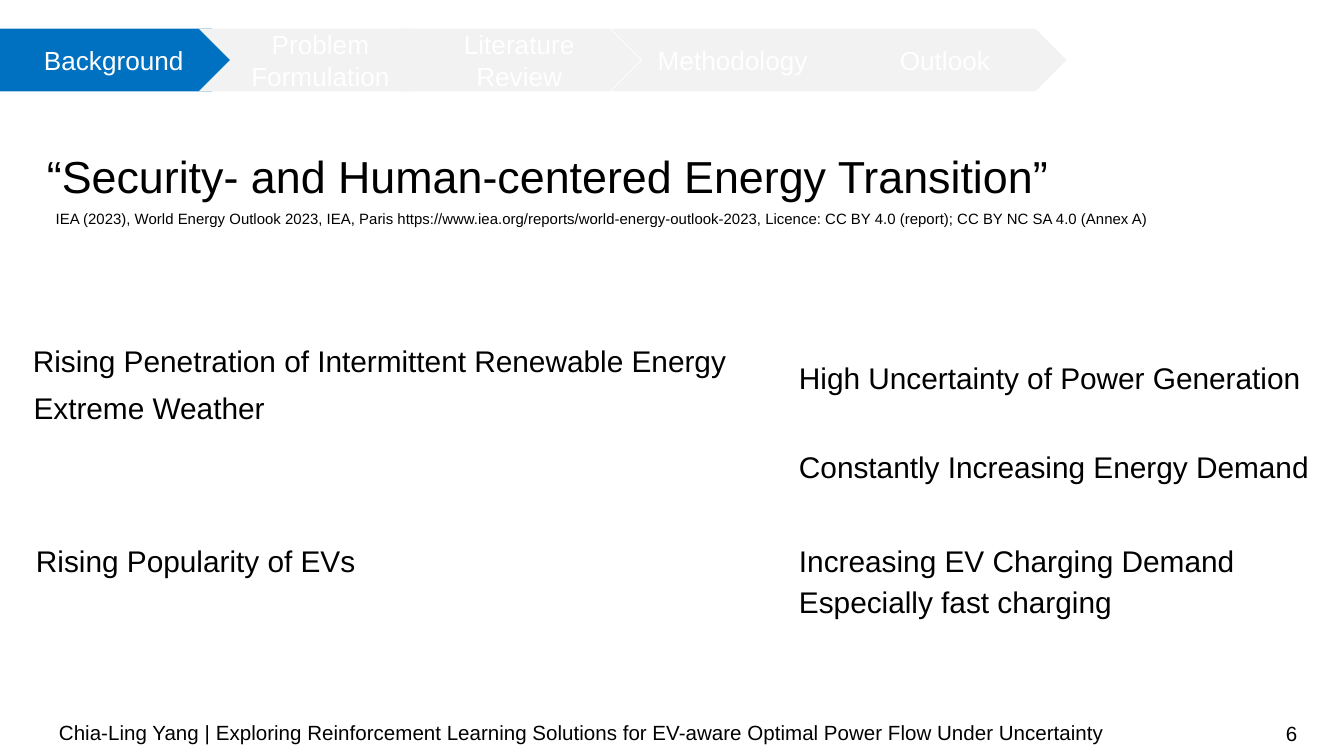
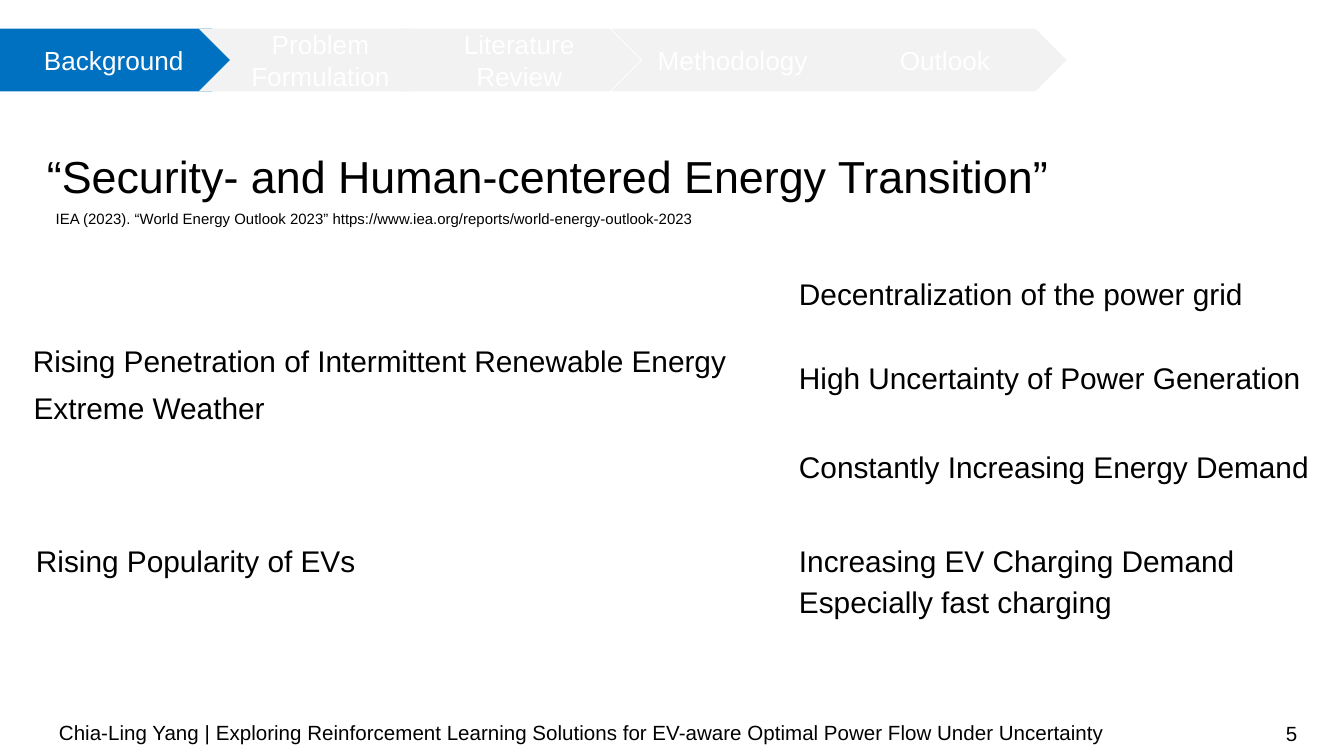
Before and after one commit to chialingyang7718/RL_OPF_EVaware, a slide deck: slide 5 of Mid-term Presentation.pptx (slide 6 before the commit). Drawn at 1344x756 pixels with LibreOffice and Linux fonts; fonts in the diff are those of the drawing; background and template pictures are left out. Boxes give left, top, right and bottom in pixels: in the first picture for what was removed or moved away, otherwise in the second. Text is boxed around its words. In the diff, an @@ line names an element or a change of style, - is before the commit and + after.

```diff
--- a/Mid-term Presentation.pptx
+++ b/Mid-term Presentation.pptx
@@ text at [56, 213, 692, 227]: text changed @@
-IEA (2023), World Energy Outlook 2023, IEA, Paris https://www.iea.org/reports/world-energy-outlook-2023, Licence: CC BY 4.0 (report); CC BY NC SA 4.0 (Annex A)
+IEA (2023). “World Energy Outlook 2023” https://www.iea.org/reports/world-energy-outlook-2023
@@ text added at [799, 283, 1243, 311], 16 pt, text #000000 @@
+Decentralization of the power grid
@@ page number at [1286, 727, 1297, 742]: text changed @@
-6
+5
```
Also in this commit, not shown: 5 other slides changed, 1 slide added, 2 slides removed, 2 other files.
